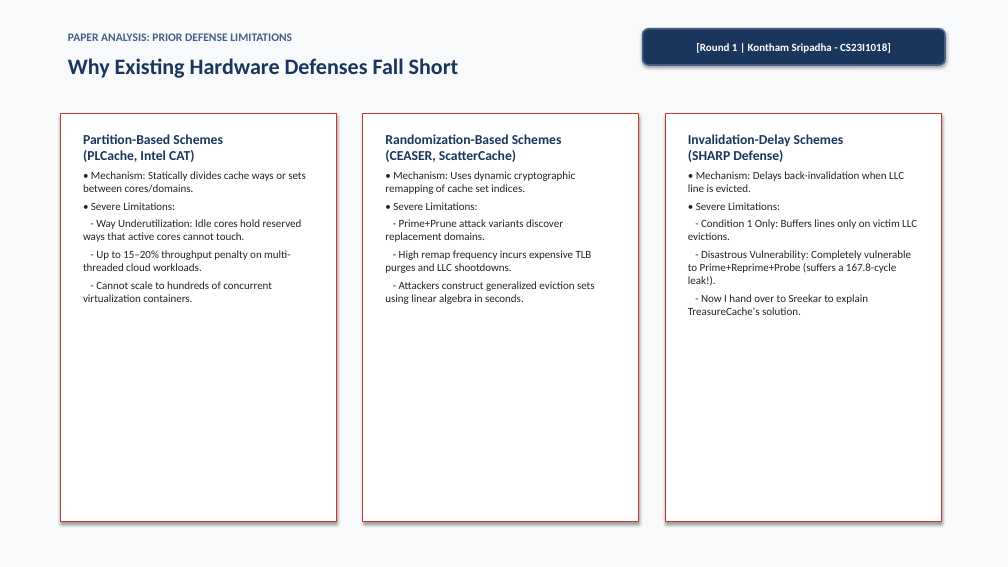
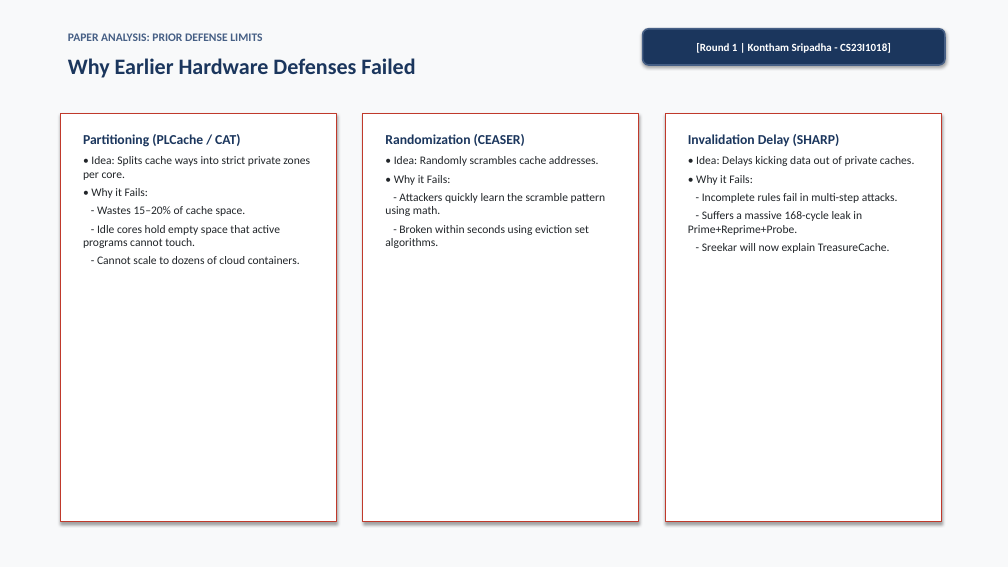
Before and after one commit to Sripadh16/IS-project, a slide deck: slide 4 of TreasureCache_Presentation.pptx. Drawn at 1008x567 pixels with LibreOffice and Linux fonts; fonts in the diff are those of the drawing. Boxes give left, top, right and bottom in pixels: in the first picture for what was removed or moved away, otherwise in the second. Text is boxed around its words. In the diff, an @@ line names an element or a change of style, - is before the commit and + after.

Commit message:
Streamline presentation script and slides into concise plain-English format without losing context

```diff
--- a/TreasureCache_Presentation.pptx
+++ b/TreasureCache_Presentation.pptx
@@ text at (68,33,262,41): text changed @@
-PAPER ANALYSIS: PRIOR DEFENSE LIMITATIONS
+PAPER ANALYSIS: PRIOR DEFENSE LIMITS
@@ text at (68,58,415,78): text changed @@
-Why Existing Hardware Defenses Fall Short
+Why Earlier Hardware Defenses Failed
@@ text at (83,134,310,264): text changed; size 10.5 to 11 pt @@
-Partition-Based Schemes
-(PLCache, Intel CAT)
-• Mechanism: Statically divides cache ways or sets between cores/domains.
-• Severe Limitations:
-- Way Underutilization: Idle cores hold reserved ways that active cores cannot touch.
-- Up to 15–20% throughput penalty on multi-threaded cloud workloads.
-- Cannot scale to hundreds of concurrent virtualization containers.
+Partitioning (PLCache / CAT)
+• Idea: Splits cache ways into strict private zones per core.
+• Why it Fails:
+- Wastes 15–20% of cache space.
+- Idle cores hold empty space that active programs cannot touch.
+- Cannot scale to dozens of cloud containers.
@@ text at (385,134,606,248): text changed; size 10.5 to 11 pt @@
-Randomization-Based Schemes
-(CEASER, ScatterCache)
-• Mechanism: Uses dynamic cryptographic remapping of cache set indices.
-• Severe Limitations:
-- Prime+Prune attack variants discover replacement domains.
-- High remap frequency incurs expensive TLB purges and LLC shootdowns.
-- Attackers construct generalized eviction sets using linear algebra in seconds.
+Randomization (CEASER)
+• Idea: Randomly scrambles cache addresses.
+• Why it Fails:
+- Attackers quickly learn the scramble pattern using math.
+- Broken within seconds using eviction set algorithms.
@@ text at (688,134,915,253): text changed; size 10.5 to 11 pt @@
-Invalidation-Delay Schemes
-(SHARP Defense)
-• Mechanism: Delays back-invalidation when LLC line is evicted.
-• Severe Limitations:
-- Condition 1 Only: Buffers lines only on victim LLC evictions.
-- Disastrous Vulnerability: Completely vulnerable to Prime+Reprime+Probe (suffers a 167.8-cycle leak!).
-- Now I hand over to Sreekar to explain TreasureCache's solution.
+Invalidation Delay (SHARP)
+• Idea: Delays kicking data out of private caches.
+• Why it Fails:
+- Incomplete rules fail in multi-step attacks.
+- Suffers a massive 168-cycle leak in Prime+Reprime+Probe.
+- Sreekar will now explain TreasureCache.
```
Also in this commit, not shown: 19 other slides changed, 5 other files.
